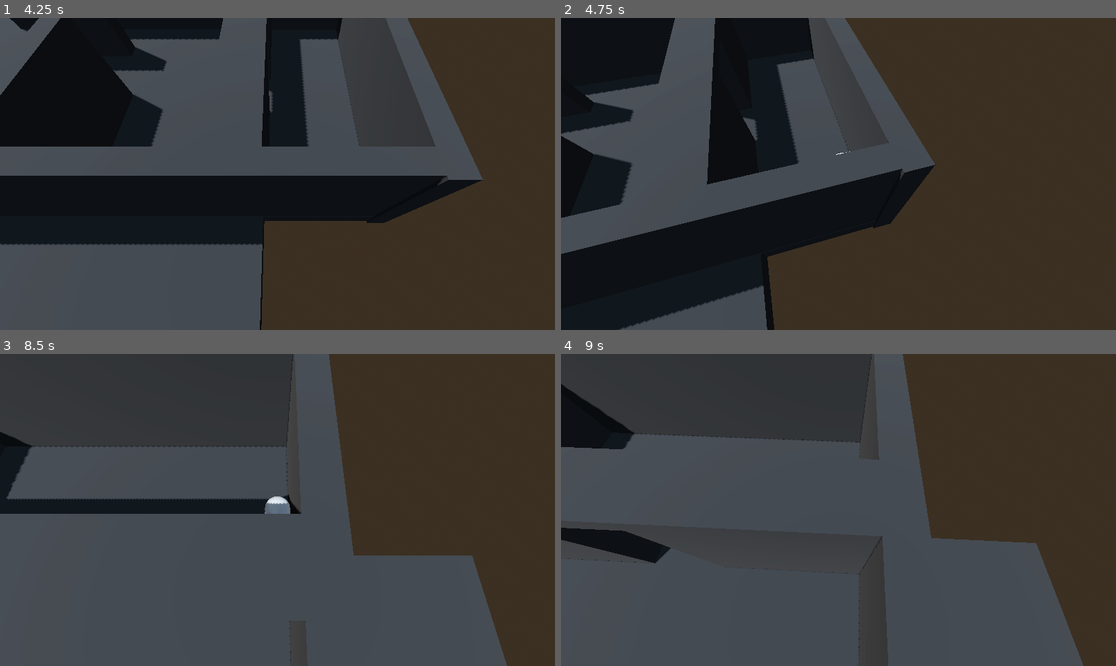
Above: before the commit, frames 1-4 (two rows, left to right).
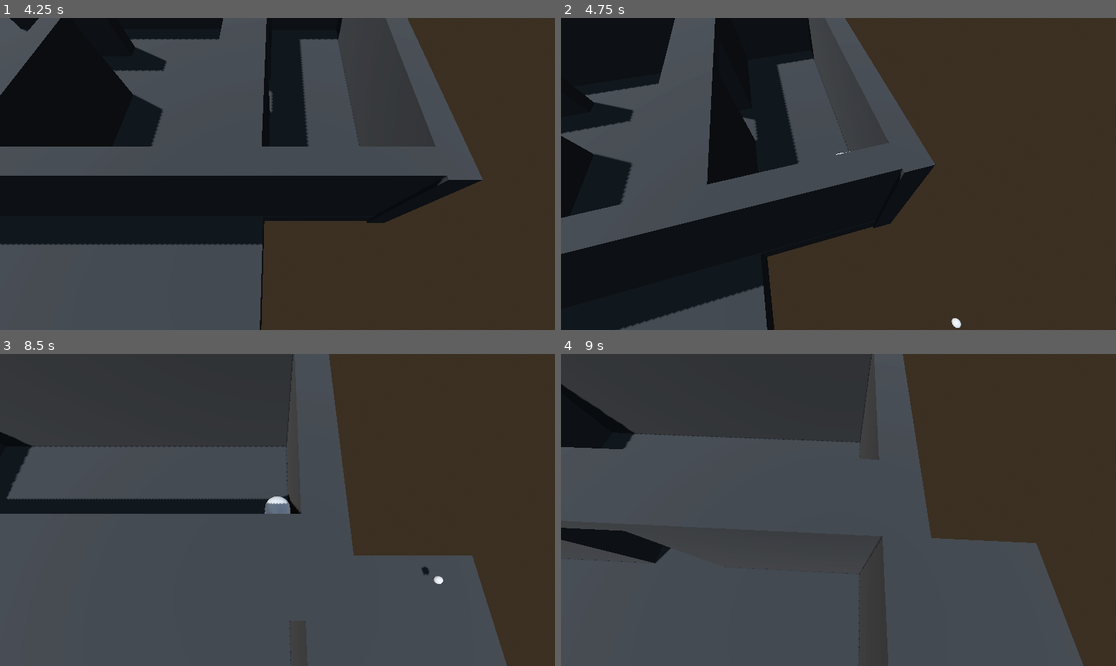
Above: after the commit, the same moments.

Repository: Luis-Blash/speed_attack
Game: Godot game, scene res://main.tscn
The game is run twice, just before and just after one commit, with the same random seed, the same clock (stepped at 60 frames per second) and the same inputs.
Inputs:
- Up to frame 1 (4.25 s): hold Up (move_up) 0.53-2.03 s; tap C (throw, bound only after the commit) at 0.6, 1.55, 2.3, 3.05, 3.6 s; tap Space (jump) at 0.77, 1.52, 3.02, 3.77 s; tap G (attack_1) at 1.35 s; hold Left (move_left) 2.03-3.53 s; tap Q (camera_left) at 2.1 s; tap E (camera_right) at 2.85 s; hold Down (move_down) from 3.53 s (still down)
- Up to frame 2 (4.75 s): release Down (move_down) at 4.28 s; hold D (move_right) from 4.28 s (still down); tap C (throw, bound only after the commit) at 4.35 s; tap Space (jump) at 4.52 s
- Up to frame 3 (8.5 s): release D (move_right) at 5.03 s; hold Up (move_up) 5.03-5.78 s; tap G (attack_1) at 5.1 s; tap C (throw, bound only after the commit) at 5.3, 6.05, 6.8, 7.35, 8.1 s; hold D (move_right) 5.78-8.03 s; tap Q (camera_left) at 5.85 s; tap Space (jump) at 6.02, 6.77, 7.52 s; tap E (camera_right) at 6.6 s; hold Down (move_down) from 8.03 s (still down)
- Up to frame 4 (9 s): release Down (move_down) at 8.78 s; hold Left (move_left) from 8.78 s (still down); tap G (attack_1) at 8.85 s

Frame 1 is identical in both runs. In frame 2, less than 0.1% of the frame differs, in the area x 70-73%, y 96-100%; in frame 3, less than 0.1%, in the area x 75-80%, y 68-74%; in frame 4, nothing differs.

Commit message:
shuriken

Diff:
--- a/main.tscn
+++ b/main.tscn
@@ -2,6 +2,7 @@
 
 [ext_resource type="Script" uid="uid://dl44ir6fhdt7a" path="res://camera.gd" id="1_0xm2m"]
 [ext_resource type="Script" uid="uid://cg7l0k4p70v2a" path="res://player.gd" id="1_ig7tw"]
+[ext_resource type="PackedScene" uid="uid://cnowqwynmeine" path="res://shuriken.tscn" id="3_1bvp3"]
 [ext_resource type="Script" uid="uid://cn0tdoaet381v" path="res://enemy.gd" id="3_h2yge"]
 
 [sub_resource type="ProceduralSkyMaterial" id="ProceduralSkyMaterial_7dm0k"]
@@ -58,7 +59,7 @@
 
 [node name="SpawnPoint" type="Marker3D" parent="." unique_id=236439115]
 
-[node name="nivel1" type="CSGCombiner3D" parent="." unique_id=994892580]
+[node name="nivel1" type="CSGCombiner3D" parent="." unique_id=994892580 groups=["wall"]]
 transform = Transform3D(1, 0, 0, 0, 1, 0, 0, 0, 1, 0, -2, 0)
 material_overlay = SubResource("StandardMaterial3D_lquwl")
 use_collision = true
@@ -112,6 +113,7 @@
 script = ExtResource("1_ig7tw")
 spawn_point = NodePath("../SpawnPoint")
 camera = NodePath("../Camera3D")
+shuriken_scene = ExtResource("3_1bvp3")
 
 [node name="CollisionShape3D" type="CollisionShape3D" parent="Player" unique_id=1812737495]
 shape = SubResource("CapsuleShape3D_7dm0k")
--- a/player.gd
+++ b/player.gd
@@ -17,6 +17,8 @@
 @onready var attack_area: Area3D = $AttackArea
 @export var spawn_point: Marker3D
 @export var camera: Camera3D
+@export var shuriken_scene: PackedScene
+
 
 func _ready() -> void:
 	attack_area.monitoring = false
@@ -49,6 +51,10 @@
 
 	if Input.is_action_just_pressed("attack_1"):
 		_start_attack()
+
+	# lanzar shuriken
+	if Input.is_action_just_pressed("throw"):
+		_throw_shuriken()
 
 func _state_idle() -> void:
 	velocity.x = 0
@@ -102,6 +108,14 @@
 		-input.x * sin(angle) + input.y * cos(angle)
 	)
 
+func _throw_shuriken() -> void:
+	if not shuriken_scene:
+		return
+	var shuriken = shuriken_scene.instantiate()
+	get_tree().root.add_child(shuriken)
+	shuriken.global_position = global_position + (-global_transform.basis.z * 1.5) + Vector3(0, 0.5, 0)
+	shuriken.direction = -global_transform.basis.z
+
 func _start_attack() -> void:
 	current_state = State.ATTACK
 	attack_timer = attack_duration
--- a/project.godot
+++ b/project.godot
@@ -19,6 +19,7 @@
 
 player=""
 enemy=""
+wall=""
 
 [input]
 
@@ -66,6 +67,11 @@
 "events": [Object(InputEventKey,"resource_local_to_scene":false,"resource_name":"","device":-1,"window_id":0,"alt_press …(192 unchanged characters)…
 ]
 }
+throw={
+"deadzone": 0.2,
+"events": [Object(InputEventKey,"resource_local_to_scene":false,"resource_name":"","device":-1,"window_id":0,"alt_pressed":false,"shift_pressed":false,"ctrl_pressed":false,"meta_pressed":false,"pressed":false,"keycode":0,"physical_keycode":67,"key_label":0,"unicode":99,"location":0,"echo":false,"script":null)
+]
+}
 
 [physics]
 
--- /dev/null
+++ b/shuriken.gd
@@ -0,0 +1,23 @@
+extends RigidBody3D
+
+@export var speed: float = 20.0
+@export var lifetime: float = 3.0
+
+@onready var area: Area3D = $Area3D
+
+var direction: Vector3 = Vector3.ZERO
+
+func _ready() -> void:
+	area.body_entered.connect(_on_hit)
+	await get_tree().process_frame
+	linear_velocity = direction * speed
+	await get_tree().create_timer(lifetime).timeout
+	queue_free()
+
+func _on_hit(body: Node3D) -> void:
+	if body.is_in_group("enemy"):
+		body.die()
+		queue_free()
+
+	elif body.is_in_group("wall"):
+		queue_free()
--- /dev/null
+++ b/shuriken.tscn
@@ -0,0 +1,27 @@
+[gd_scene format=3 uid="uid://cnowqwynmeine"]
+
+[ext_resource type="Script" uid="uid://dpvscne4xjaho" path="res://shuriken.gd" id="1_foqx7"]
+
+[sub_resource type="SphereShape3D" id="SphereShape3D_bd2gl"]
+radius = 0.15
+
+[sub_resource type="SphereMesh" id="SphereMesh_foqx7"]
+
+[sub_resource type="SphereShape3D" id="SphereShape3D_foqx7"]
+radius = 0.2
+
+[node name="Shuriken" type="RigidBody3D" unique_id=1899499416]
+transform = Transform3D(0.3, 0, 0, 0, 0.3, 0, 0, 0, 0.3, 0, 0, 0)
+script = ExtResource("1_foqx7")
+
+[node name="CollisionShape3D" type="CollisionShape3D" parent="." unique_id=1571086075]
+shape = SubResource("SphereShape3D_bd2gl")
+
+[node name="MeshInstance3D" type="MeshInstance3D" parent="." unique_id=528607895]
+mesh = SubResource("SphereMesh_foqx7")
+
+[node name="Area3D" type="Area3D" parent="." unique_id=1763722192]
+
+[node name="CollisionShape3D" type="CollisionShape3D" parent="Area3D" unique_id=904414800]
+shape = SubResource("SphereShape3D_foqx7")
+debug_color = Color(0.93112403, 0.25626117, 0.15692621, 0.41960785)
Not shown, added: shuriken.gd.uid
